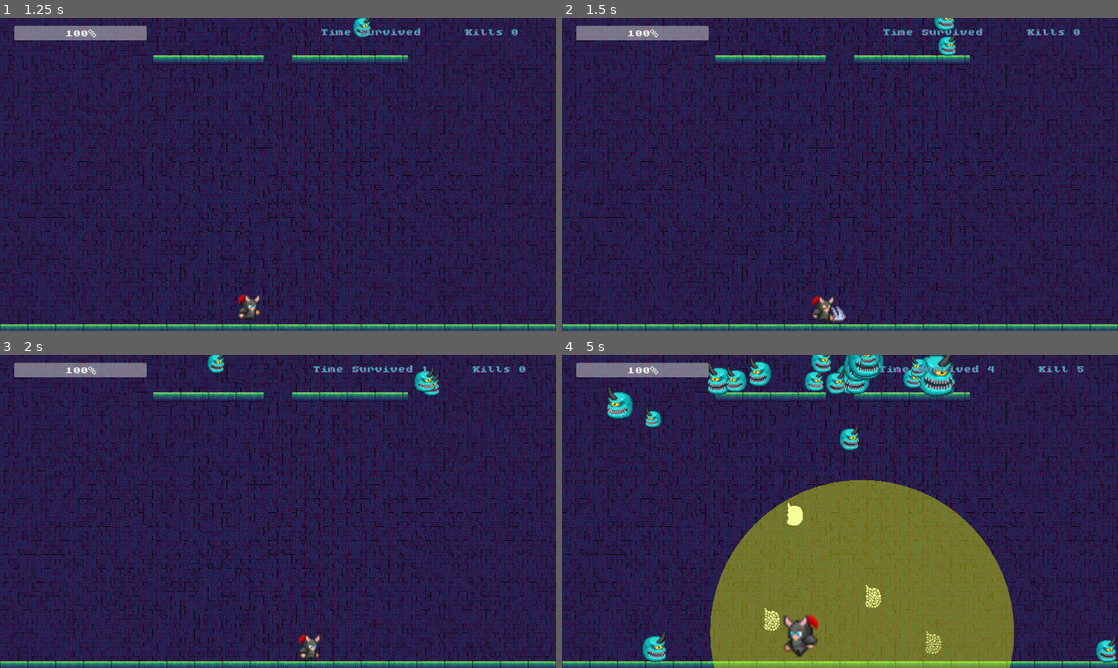
Above: before the commit, frames 1-4 (two rows, left to right).
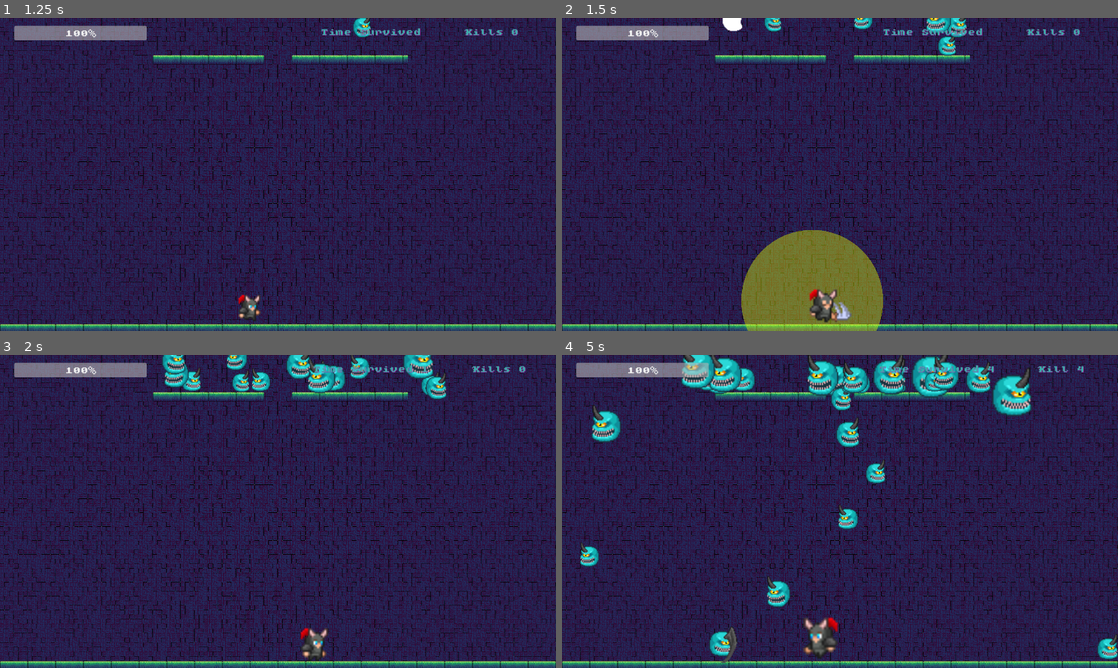
Above: after the commit, the same moments.

Repository: lethalgem/mini-jam-202
Game: Godot game, scene res://scenes/game_manager.tscn
Two runs of this game, one before a commit and one after it. Both use one fixed random seed, a clock stepped at 60 frames per second and the inputs below.
Inputs:
- Up to frame 1 (1.25 s): click "Start" at 0.5 s
- Up to frame 2 (1.5 s): tap Enter at 1.25 s; hold Right (ui_right) from 1.28 s (still down); hold S (radial_blast, bound only after the commit) from 1.28 s (still down); tap Space (attack) at 1.35 s
- Up to frame 3 (2 s): keep holding Right (ui_right); keep holding S (radial_blast, bound only after the commit)
- Up to frame 4 (5 s): release Right (ui_right) at 2.03 s; release S (radial_blast, bound only after the commit) at 2.03 s; hold Left (ui_left) 2.03-2.78 s; tap S (radial_blast, bound only after the commit) at 2.1, 3.8 s; tap Shift (radial_blast, bound only before the commit) at 2.3, 4.55 s; hold Shift (radial_blast, bound only before the commit) 2.78-3.53 s; hold Right (ui_right) 2.78-4.28 s; tap Space (attack) at 3.05, 3.6 s; hold Left (ui_left) from 4.28 s (still down); hold S (radial_blast, bound only after the commit) from 4.28 s (still down)

Frame 1 is identical in both runs. In frame 2, 7.5% of the frame differs, in the area x 28-73%, y 0-100%; in frame 3, 3.1%; in frame 4, 34%, in the area x 3-100%, y 0-100%.

Commit message:
MB Improved

Diff:
--- a/project.godot
+++ b/project.godot
@@ -50,7 +50,8 @@
 }
 radial_blast={
 "deadzone": 0.2,
-"events": [Object(InputEventKey,"resource_local_to_scene":fa …(140 unchanged characters)… d":false,"keycode":0,"physical_keycode":4194325,"key_label":0,"unicode":0,"location":0,"echo":false,"script":null)
+"events": [Object(InputEventKey,"resource_local_to_scene":fa …(140 unchanged characters)… d":false,"keycode":0,"physical_keycode":83,"key_label":0,"unicode":115,"location":0,"echo":false,"script":null)
+, Object(InputEventKey,"resource_local_to_scene":false,"resource_name":"","device":-1,"window_id":0,"alt_pressed":false,"shift_pressed":false,"ctrl_pressed":false,"meta_pressed":false,"pressed":false,"keycode":0,"physical_keycode":4194322,"key_label":0,"unicode":0,"location":0,"echo":false,"script":null)
 ]
 }
 
--- a/scripts/game_mode.gd
+++ b/scripts/game_mode.gd
@@ -77,6 +77,9 @@
 
 	maxEnemyScale *= 1.15
 
+	min_spawn *= .9
+	max_spawn *= .9
+
 
 func generateEnemy():
 	var enemy := enemy_scene.instantiate() as Enemy
--- a/scripts/player_character_body_2d.gd
+++ b/scripts/player_character_body_2d.gd
@@ -88,7 +88,8 @@
 
 func powerUp():
 
-	attack_speed *= .95
+	attack_speed *= 1.1
+	attack_speed = min(attack_speed, 3)
 
 	playerLevel += 1
 	if playerLevel < len(playerLevels):
